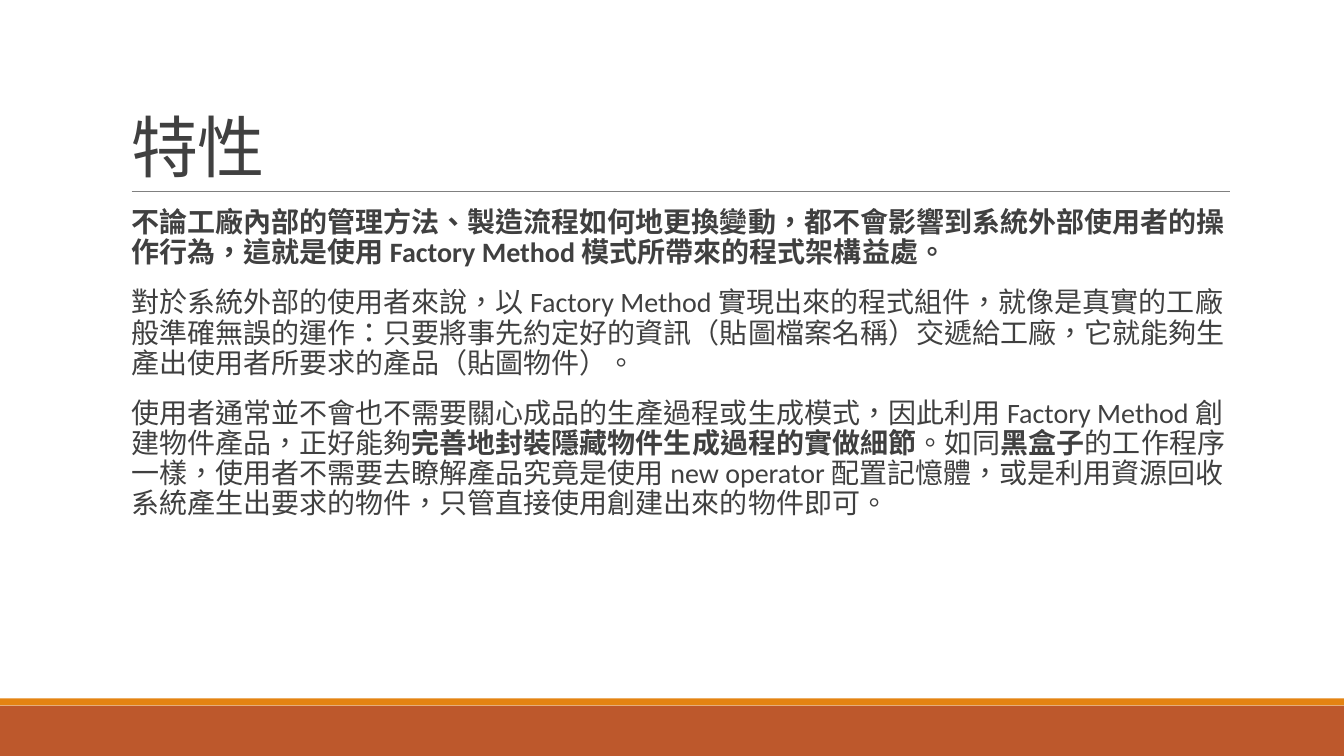
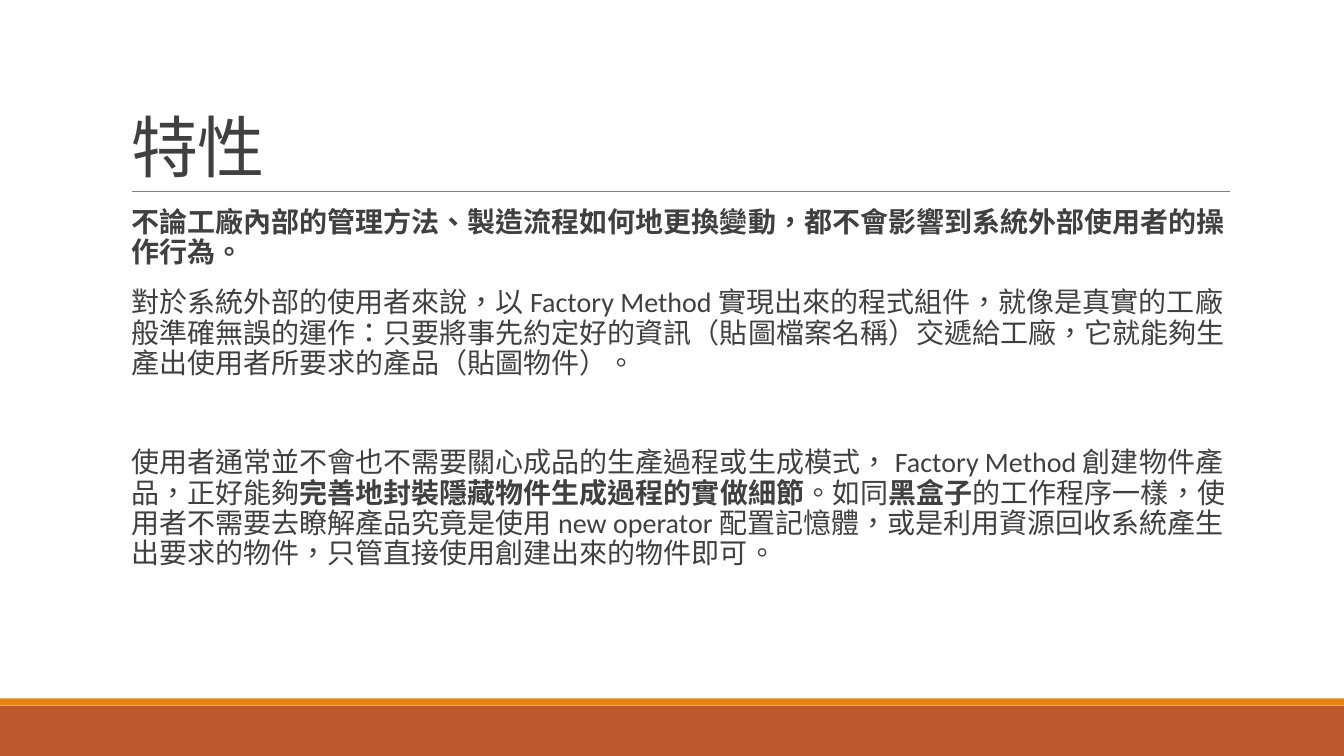
Before and after one commit to NCNU-OpenSource/1041-SE-Team2, a slide deck: slide 5 of factorypattern.pptx. Drawn at 1344x756 pixels with LibreOffice and Linux fonts; fonts in the diff are those of the drawing. Boxes give left, top, right and bottom in pixels: in the first picture for what was removed or moved away, otherwise in the second. Text is boxed around its words. In the diff, an @@ line names an element or a change of style, - is before the commit and + after.

Commit message:
final

```diff
--- a/factorypattern.pptx
+++ b/factorypattern.pptx
@@ text at [131, 208, 1225, 265]: text changed @@
-  不論工廠內部的管理方法、製造流程如何地更換變動，都不會影響到系統外部使用者的操作行為，這就是使用 Factory Method 模式所帶來的程式架構益處。
+  不論工廠內部的管理方法、製造流程如何地更換變動，都不會影響到系統外部使用者的操作行為。
@@ text at [131, 448, 1225, 566]: text changed @@
-  使用者通常並不會也不需要關心成品的生產過程或生成模式，因此利用 Factory Method 創建物件產品，正好能夠完善地封裝隱藏物件生成過程的實做細節。如同黑盒子的工作程序一樣，使用者不需要去瞭解產品究竟是使用 new operator 配置記憶體，或是利用資源回收系統產生出要求的物件，只管直接使用創建出來的物件即可。
+  使用者通常並不會也不需要關心成品的生產過程或生成模式， Factory Method 創建物件產品，正好能夠完善地封裝隱藏物件生成過程的實做細節。如同黑盒子的工作程序一樣，使用者不需要去瞭解產品究竟是使用 new operator 配置記憶體，或是利用資源回收系統產生出要求的物件，只管直接使用創建出來的物件即可。
```
